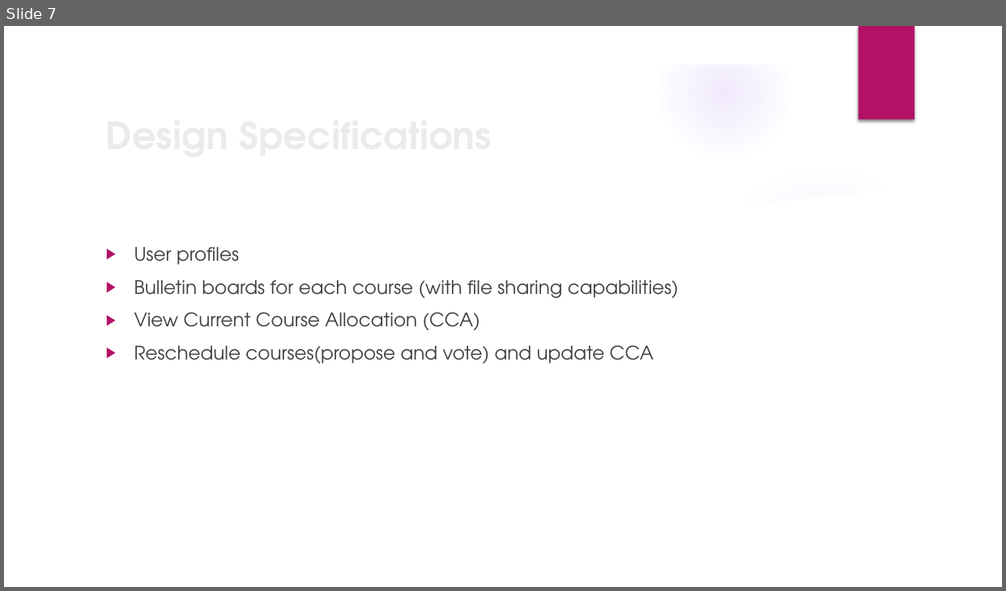
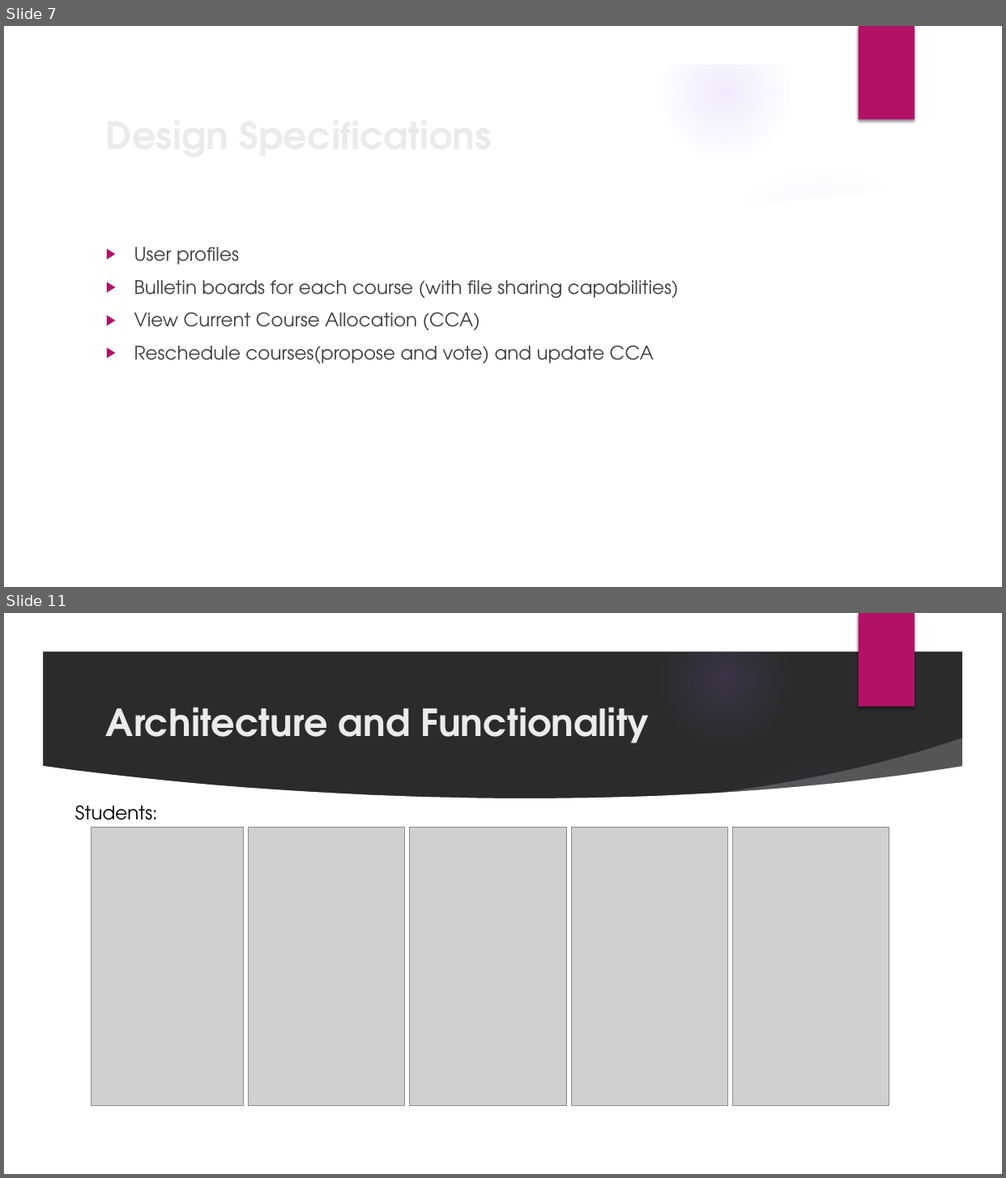
Before and after one commit to ks-manu/Mannschaft_KNUST, a slide deck: MannschaftPresentation.pptx. Shown one above the other, each under a label of ours: slide 7 before the commit, slides 7 and 11 after it; the slides between them are not shown. The pictures are 1006x591 and 1006x1178 pixels, drawn with LibreOffice and Linux fonts; fonts in the diff are those of the drawing; grey boxes stand for pictures; background and template pictures are left out; a plain dark background stands for a picture behind light text. Boxes give left, top, right and bottom in pixels: in the first picture for what was removed or moved away, otherwise in the second. Text is boxed around its words. In the diff, an @@ line names an element or a change of style, - is before the commit and + after.

Commit message:
added architecture and prototype to powerpoint

```diff
--- a/MannschaftPresentation.pptx
+++ b/MannschaftPresentation.pptx
@@ slide 11 added at (x1=4, y1=613, x2=1002, y2=1174), background picture (left out); not listed: 9 template elements that a slide beside it also shows @@
@@ title added at (x1=106, y1=707, x2=649, y2=743), 36 pt, text #EBEBEB, bold @@
+Architecture and Functionality
@@ text added at (x1=75, y1=805, x2=158, y2=828), 18 pt, text #000000 @@
+Students:
@@ picture added at (x1=91, y1=828, x2=244, y2=1105) @@
@@ picture added at (x1=248, y1=828, x2=404, y2=1105) @@
@@ picture added at (x1=410, y1=828, x2=566, y2=1105) @@
@@ picture added at (x1=572, y1=828, x2=728, y2=1105) @@
@@ picture added at (x1=733, y1=828, x2=889, y2=1105) @@
```
Also in this commit, not shown: 5 slides changed, 2 other slides added, 1 slide removed.
